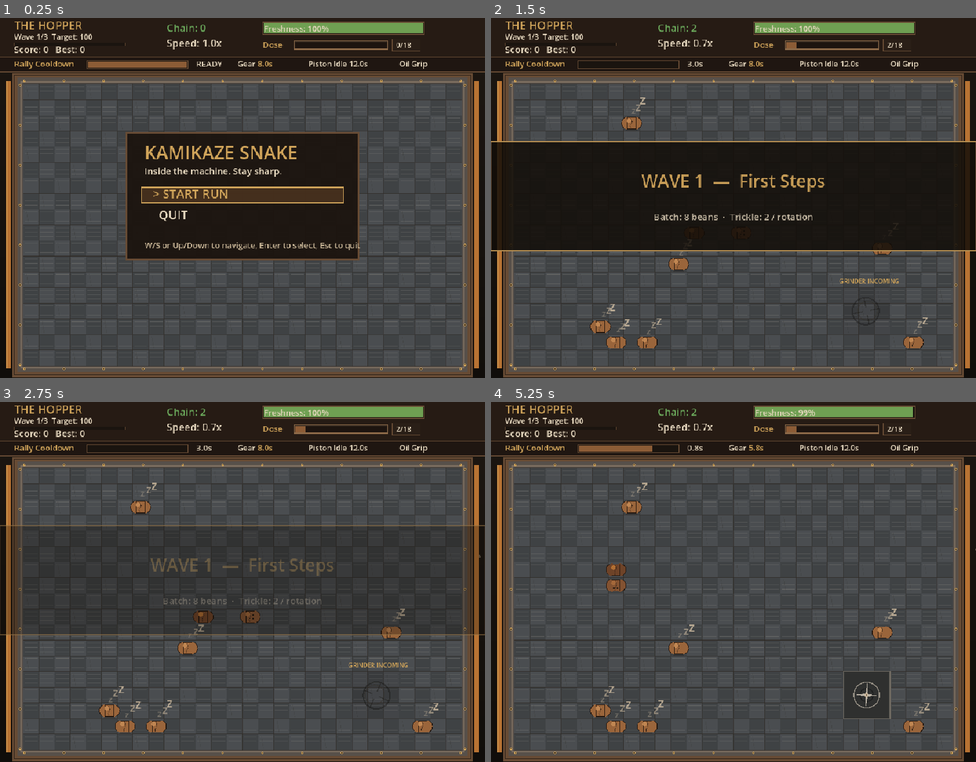
Above: before the commit, frames 1-4 (two rows, left to right).
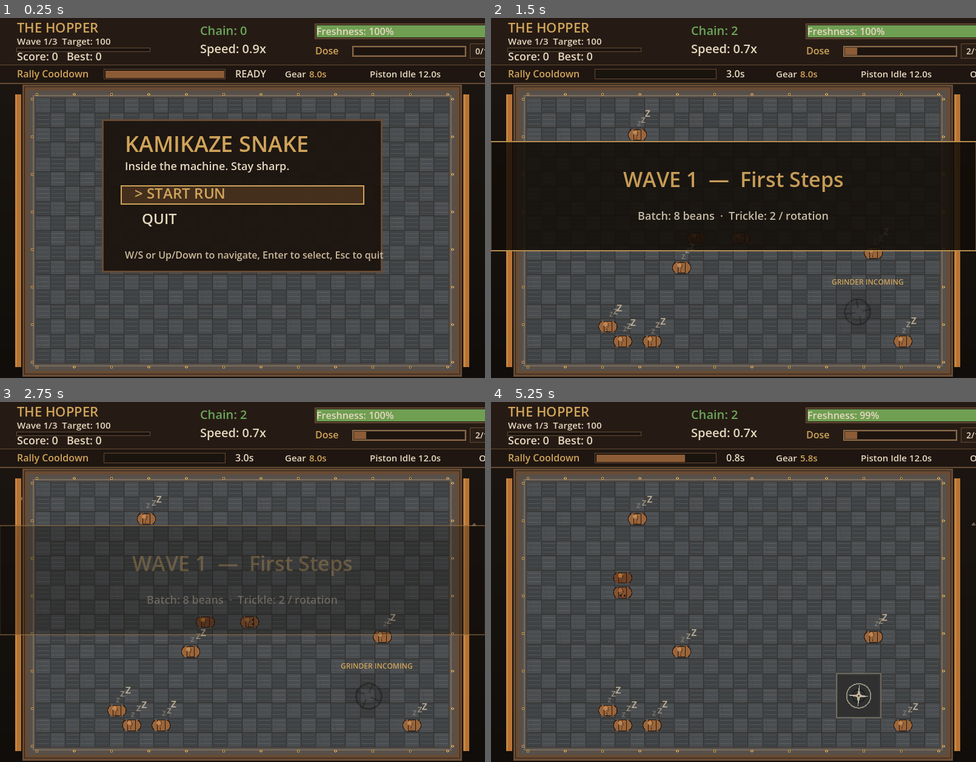
Above: after the commit, the same moments.

Repository: weitero/deja-brew
Game: Godot game, scene res://scenes/app/main.tscn
The game is run twice, just before and just after one commit, with the same random seed, the same clock (stepped at 60 frames per second) and the same inputs.
Inputs:
- Up to frame 1 (0.25 s): no input
- Up to frame 2 (1.5 s): tap Enter at 0.5, 0.6 s; hold Right (ui_right) 0.53-1.28 s; tap Space at 0.77 s; hold Down (ui_down) from 1.28 s (still down); tap Keypad Enter at 1.35 s
- Up to frame 3 (2.75 s): tap Space at 1.52 s; release Down (ui_down) at 2.03 s; hold Right (ui_right) from 2.03 s (still down); tap E at 2.1 s
- Up to frame 4 (5.25 s): release Right (ui_right) at 2.78 s; hold Up (ui_up) 2.78-3.53 s; tap Enter at 2.85, 5.1 s; tap Space at 3.02, 3.77, 4.52 s; hold Left (ui_left) 3.53-5.03 s; tap Keypad Enter at 3.6 s; tap E at 4.35 s; hold Down (ui_down) from 5.03 s (still down)

The runs differ from the first frame. In frame 1, 34% of the frame differs, in the area x 0-100%, y 1-100%; in frame 2, 21%; in frame 3, 25%; in frame 4, 26%.

Commit message:
feat: enhance UI scaling and adjust viewport handling for improved responsiveness

Diff:
--- a/project.godot
+++ b/project.godot
@@ -22,7 +22,11 @@
 
 window/size/viewport_width=960
 window/size/viewport_height=720
-window/stretch/mode="canvas_items"
+window/size/resizable=true
+window/size/max_width=4096
+window/size/max_height=2160
+window/stretch/mode="ignore"
+window/stretch/aspect="keep"
 
 [rendering]
 
--- a/scripts/gameplay/run_manager.gd
+++ b/scripts/gameplay/run_manager.gd
@@ -101,7 +101,7 @@
 var performance_score := 0
 var adaptive_enemy_speed := 1.0
 var saved_high_score := 0
-var move_interval := 0.13
+var move_interval := 0.1444  # 0.9x speed constant
 var move_accumulator := 0.0
 var freshness := FRESHNESS_MAX
 var is_paused := false
@@ -220,7 +220,7 @@
 	load_high_score()
 	hud_font = ThemeDB.fallback_font
 	_update_ui_scale()
-	_last_viewport_size = get_viewport_rect().size
+	_last_viewport_size = Vector2(get_window().size)
 
 	set_process(true)
 	set_physics_process(true)
@@ -1315,12 +1315,12 @@
 	next_direction = candidate
 
 func _physics_process(delta: float) -> void:
+	if Vector2(get_window().size) != _last_viewport_size:
+		_update_ui_scale()
+		_last_viewport_size = Vector2(get_window().size)
+
 	if game_state != GameState.PLAYING:
 		return
-
-	if get_viewport_rect().size != _last_viewport_size:
-		_update_ui_scale()
-		_last_viewport_size = get_viewport_rect().size
 
 	# Always advance the wave manager timer so banners expire on schedule.
 	wave_mgr.update(delta)
@@ -1505,7 +1505,6 @@
 		Vector2i(-1, -1),
 		Vector2i(1, -1)
 	]
-	fallback_dirs.shuffle()
 	for fallback_dir in fallback_dirs:
 		if not is_cell_blocked(head + fallback_dir, grows):
 			return fallback_dir
@@ -1559,7 +1558,6 @@
 		return
 
 	if grows:
-		move_interval = max(0.07, move_interval - 0.0025)
 		if grows_idle:
 			remove_idle_bean_at(new_head)
 		if grows_broken:
@@ -1831,6 +1829,10 @@
 			HORIZONTAL_ALIGNMENT_LEFT, -1, 18, COLOR_BRASS)
 
 func _process(delta: float) -> void:
+	if Vector2(get_window().size) != _last_viewport_size:
+		_update_ui_scale()
+		_last_viewport_size = Vector2(get_window().size)
+
 	if game_state == GameState.PLAYING or game_state == GameState.LEVEL_COMPLETE or wave_mgr.is_in_banner():
 		grinder_angle += delta * 3.0
 
@@ -2045,7 +2047,7 @@
 			draw_rect(Rect2(board_origin.x, y, board_size.x, cell_px()), Color(0.78, 0.78, 0.75, 0.7), false, 2.0)
 
 func draw_background() -> void:
-	var viewport_size := get_viewport_rect().size
+	var viewport_size := Vector2(get_window().size)
 	draw_rect(Rect2(Vector2.ZERO, viewport_size), COLOR_BG_TOP, true)
 
 	var stripe_count := 24
@@ -2595,12 +2597,12 @@
 	return float(CELL_SIZE) * ui_scale
 
 func _update_ui_scale() -> void:
-	var viewport_size := get_viewport_rect().size
+	var viewport_size := Vector2(get_window().size)
 	var board_w := float(GRID_SIZE.x * CELL_SIZE)
 	var board_h := float(GRID_SIZE.y * CELL_SIZE)
 	var available_w := maxf(320.0, viewport_size.x - BOARD_PADDING * 2.0)
 	var available_h := maxf(240.0, viewport_size.y - HUD_HEIGHT - BOARD_PADDING * 2.0)
-	ui_scale = clampf(minf(available_w / board_w, available_h / board_h), 0.65, 2.0)
+	ui_scale = maxf(0.65, minf(available_w / board_w, available_h / board_h))
 	board_size = Vector2(board_w, board_h) * ui_scale
 	board_origin = Vector2(
 		floor((viewport_size.x - board_size.x) * 0.5),
